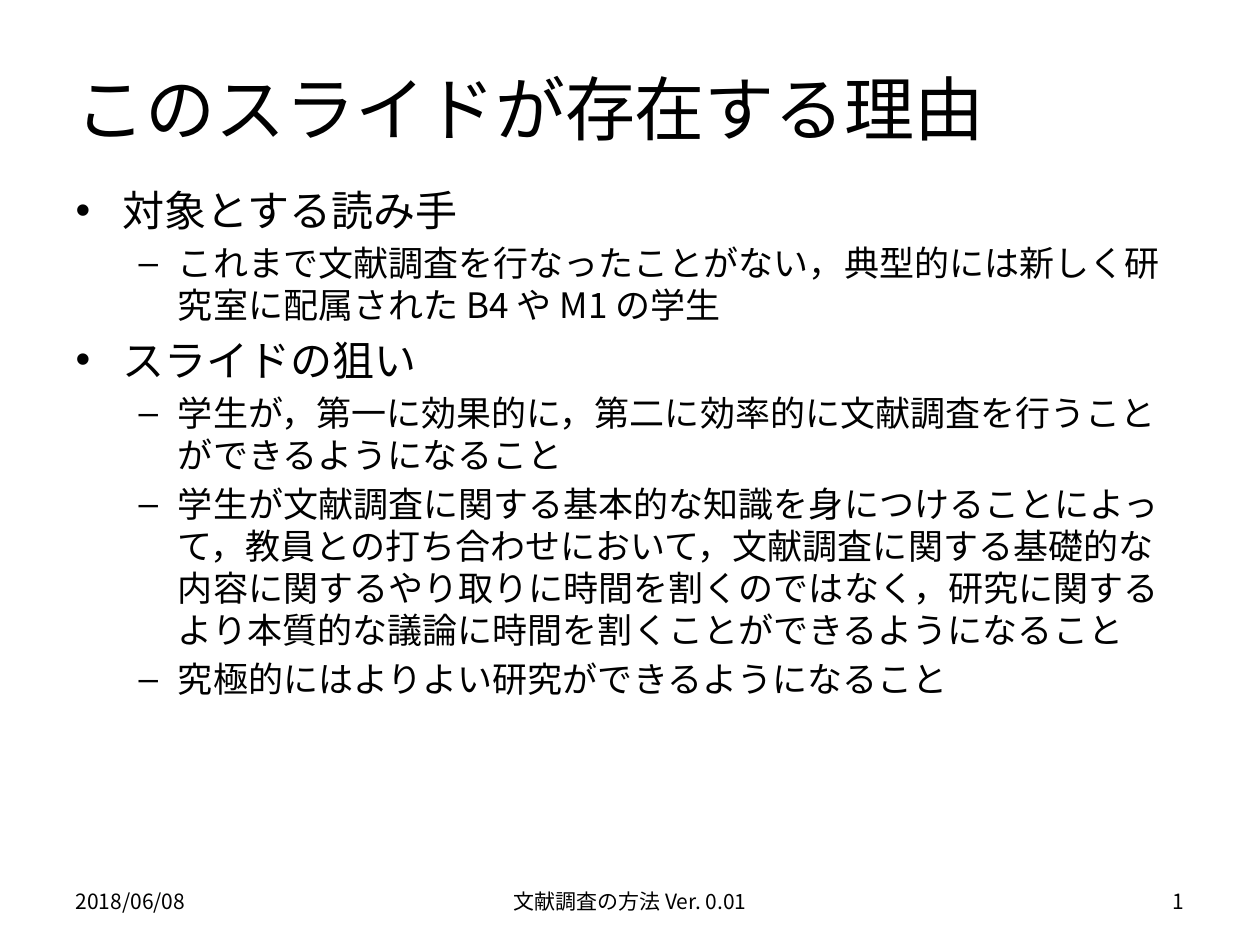
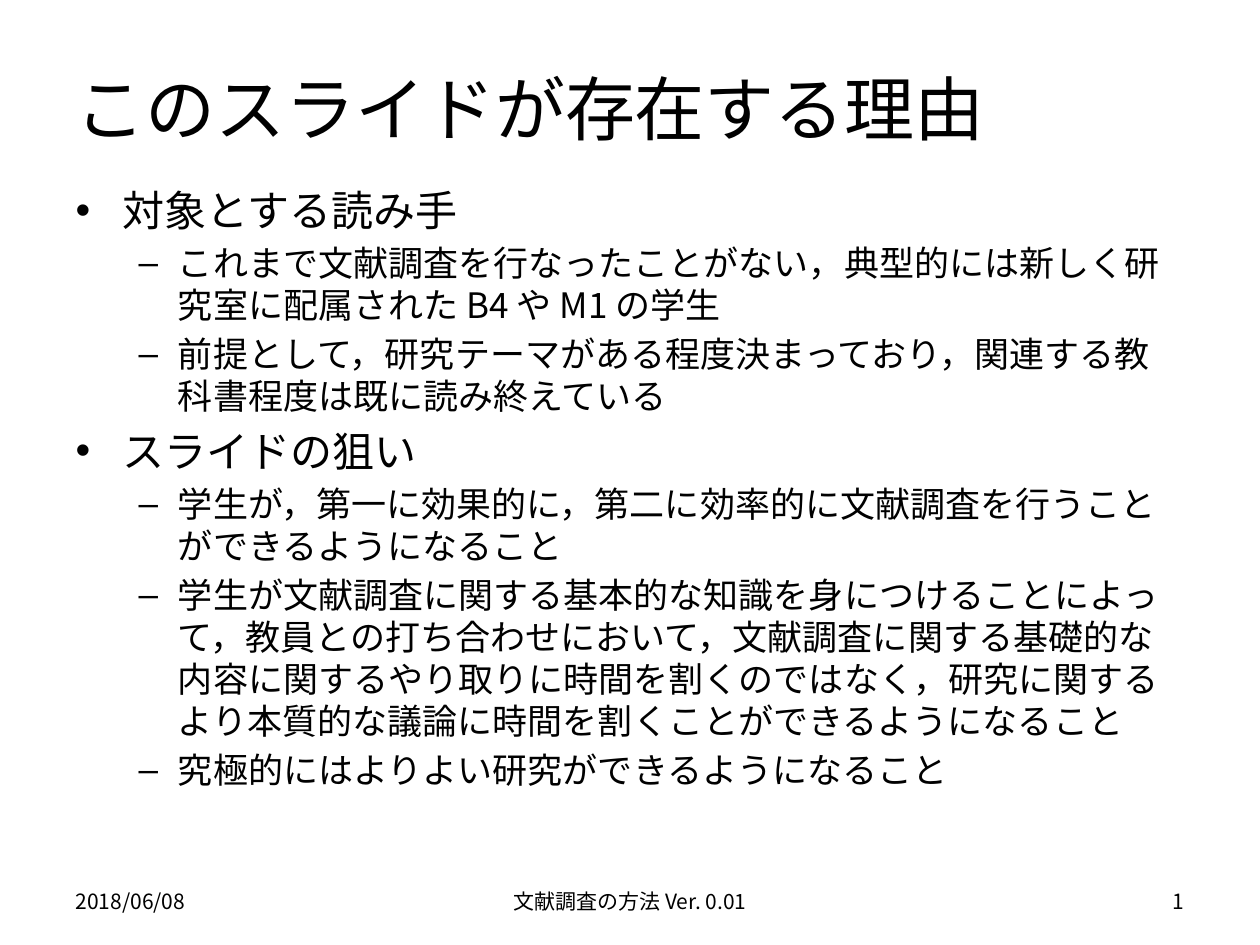
Before and after one commit to hitoshin/research-guide, a slide deck: slide 2 of survey.pptx. Drawn at 1260x945 pixels with LibreOffice and Linux fonts; fonts in the diff are those of the drawing. Boxes give left, top, right and bottom in pixels: in the first picture for what was removed or moved away, otherwise in the second. Text is boxed around its words. In the diff, an @@ line names an element or a change of style, - is before the commit and + after.

Commit message:
Added a condition to target readers

```diff
--- a/survey.pptx
+++ b/survey.pptx
@@ text at (178, 337, 1150, 412): paragraph added @@
+  – 前提として，研究テーマがある程度決まっており，関連する教科書程度は既に読み終えている
```
